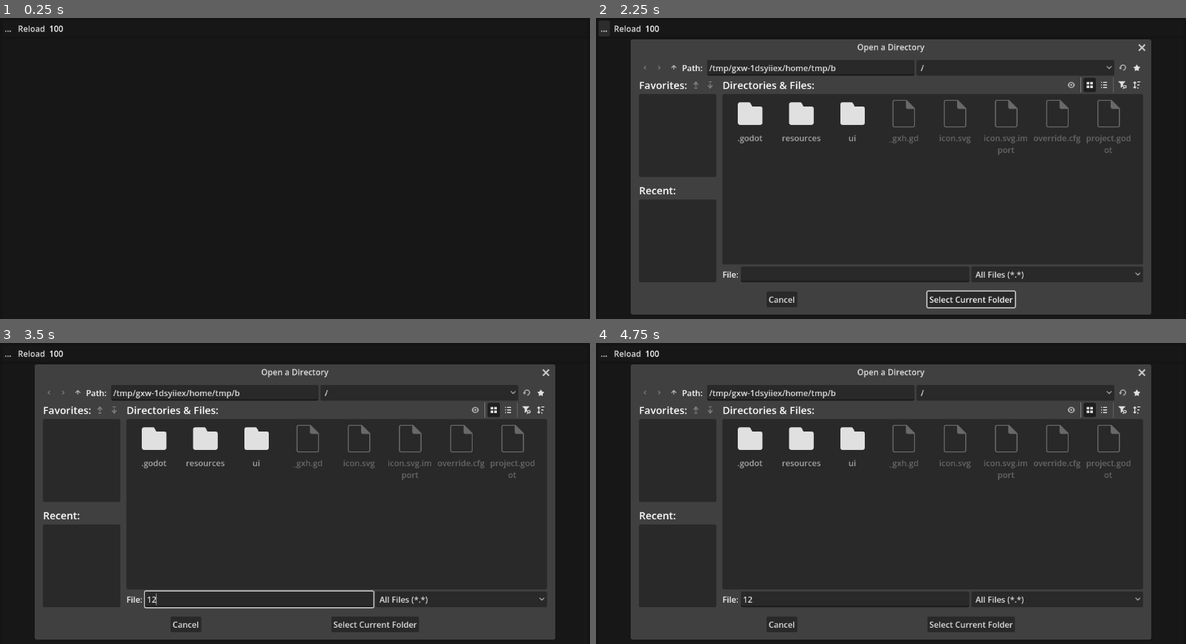
Above: before the commit, frames 1-4 (two rows, left to right).
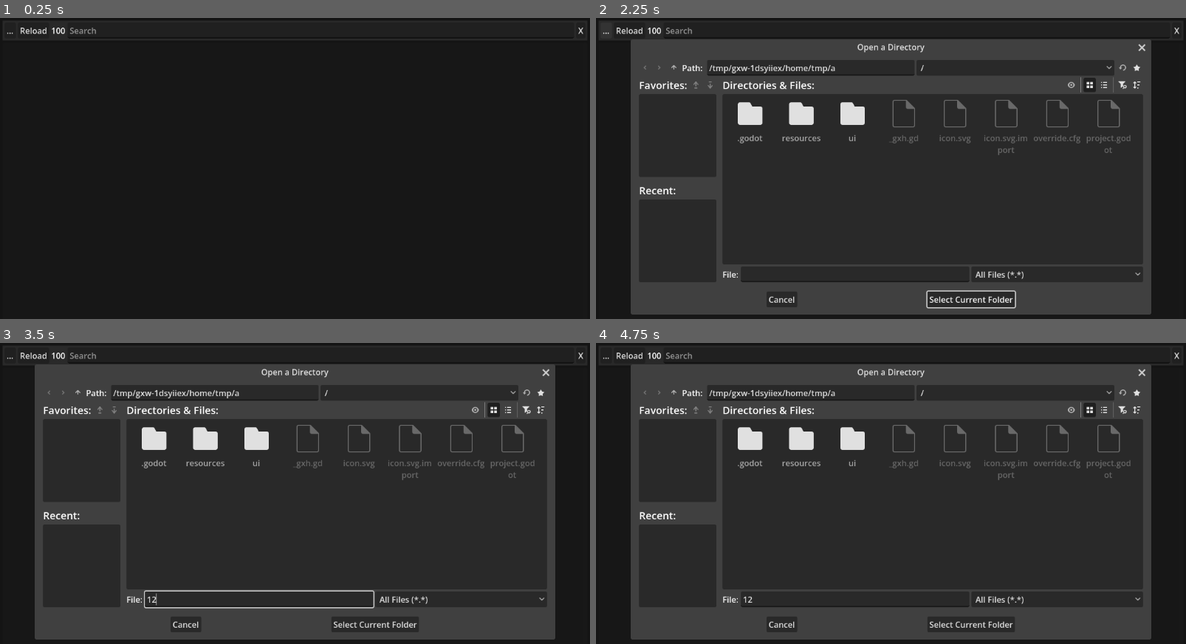
Above: after the commit, the same moments.

Repository: Wcubed/model_organizer
Game: Godot game, scene res://ui/main.tscn
Two runs of this game, one before a commit and one after it. Both use one fixed random seed, a clock stepped at 60 frames per second and the inputs below.
Inputs (mouse positions are in pixels of both pictures, inside the frame that each line leads up to):
- Up to frame 1 (0.25 s): no input
- Up to frame 2 (2.25 s): click "Reload" at 0.5 s; click (1174, 30) at 1.25 s, where only the run after the commit has a clickable "X"; click "..." at 2 s
- Up to frame 3 (3.5 s): click (259, 598) at 2.77 s; type "12" at 2.85 s
- Up to frame 4 (4.75 s): click (660, 394) at 3.5 s; click (660, 394) at 4.25 s

The runs differ from the first frame. In frame 1, 0.2% of the frame differs, in the area x 0-99%, y 2-6%; in frame 2, 0.2%, in the area x 0-99%, y 1-18%; in frame 3, 0.2%; in frame 4, 0.2%.

Commit message:
Added search function

Diff:
--- a/resources/model.gd
+++ b/resources/model.gd
@@ -5,9 +5,9 @@
 
 @export var directory: String
 @export var name: String
-## Absolute path of all files found in the directory.
+## Relative path of all files found in the directory.
 @export var files: Array[String]
-## Absolute path to the cover image.
+## Relative path to the cover image.
 @export var cover_image_path: String = ""
 ## Cover image, if available
 @export var cover_image: ImageTexture = null
@@ -25,10 +25,21 @@
 	cover_image_path = ""
 	cover_image = null
 
-	_scan_subdirectory(directory)
+	_scan_subdirectory(directory, "")
 
 	_find_cover_image()
 	_load_cover_image()
+
+## Returns true if the model matches the search parameters.
+func matches_search(text: String) -> bool:
+	if name.contains(text) || directory.contains(text):
+		return true
+
+	for file in files:
+		if file.contains(text):
+			return true
+
+	return false
 
 func _find_cover_image():
 	# See if we can find a cover image.
@@ -46,7 +57,7 @@
 		return
 
 	var image = Image.new()
-	var err := image.load(cover_image_path)
+	var err := image.load("%s/%s" % [directory, cover_image_path])
 
 	if err == OK:
 		# Scale the image to fit to the expected size
@@ -64,18 +75,18 @@
 
 		cover_image = ImageTexture.create_from_image(image)
 
-func _scan_subdirectory(path: String):
-	var dir = DirAccess.open(path)
+func _scan_subdirectory(base_path: String, subdir: String):
+	var dir = DirAccess.open("%s/%s" % [base_path, subdir])
 	if !dir:
 		return
 
 	# Directory exists. Scan it.
 	var new_files = Array(dir.get_files())
 	for file in new_files:
-		files.append("%s/%s" % [path, file])
+		files.append("%s/%s" % [subdir, file])
 
 	# Scan subdirectories
 	var subdirs = dir.get_directories()
-	for subdir in subdirs:
-		var new_path = "%s/%s" % [path, subdir]
-		_scan_subdirectory(new_path)
+	for new_dir in subdirs:
+		var new_subdir = "%s/%s" % [subdir, new_dir]
+		_scan_subdirectory(base_path, new_subdir)
--- a/ui/main.gd
+++ b/ui/main.gd
@@ -1,6 +1,7 @@
 extends PanelContainer
 
 @onready var amount_label := %AmountLabel
+@onready var search_edit := %SearchEdit
 @onready var folder_dialog := $FolderDialog
 @onready var model_cards := %ModelCards
 
@@ -10,8 +11,11 @@
 var ignored_extensions := PackedStringArray([".zip", ".rar", ".orynt3d"])
 var config_file_name := "user://config.cfg"
 var library_dir: String = ""
+
 ## All the models found in the library.
 var models: Array[Model] = []
+## All the models matching the search query.
+var searched_models: Array[Model] = []
 
 func _ready() -> void:
 	load_settings()
@@ -35,7 +39,7 @@
 
 func scan_library():
 	if library_dir.is_empty():
-		refresh_model_cards()
+		run_search_and_display()
 		return
 
 	var found_models: Array[Model] = []
@@ -46,7 +50,7 @@
 
 	amount_label.text = "%s models" % models.size()
 
-	refresh_model_cards()
+	run_search_and_display()
 
 func scan_directory(path: String, found_models: Array[Model]):
 	var dir = DirAccess.open(path)
@@ -69,13 +73,24 @@
 			var new_path = "%s/%s" % [path, subdir]
 			scan_directory(new_path, found_models)
 
+## Searches the models.
 ## Clears the model cards and displays the currently found models.
-func refresh_model_cards():
+func run_search_and_display():
+	var search_text: String = search_edit.text
+
+	if search_text.is_empty():
+		searched_models = models
+	else:
+		searched_models = []
+		for model in models:
+			if model.matches_search(search_text):
+				searched_models.append(model)
+
 	for card in model_cards.get_children():
 		model_cards.remove_child(card)
 		card.queue_free()
 
-	for model in models:
+	for model in searched_models:
 		var new_card = model_card_scene.instantiate()
 		new_card.model = model
 		model_cards.add_child(new_card)
@@ -106,3 +121,12 @@
 
 func _on_reload_button_pressed() -> void:
 	scan_library()
+
+
+func _on_search_edit_text_changed(new_text: String) -> void:
+	run_search_and_display()
+
+
+func _on_clear_search_button_pressed() -> void:
+	search_edit.text = ""
+	run_search_and_display()
--- a/ui/main.tscn
+++ b/ui/main.tscn
@@ -9,6 +9,13 @@
 content_margin_right = 5.0
 content_margin_bottom = 5.0
 bg_color = Color(0.078431375, 0.078431375, 0.078431375, 1)
+
+[sub_resource type="StyleBoxFlat" id="StyleBoxFlat_vcrq8"]
+content_margin_left = 4.0
+content_margin_top = 4.0
+content_margin_right = 4.0
+content_margin_bottom = 4.0
+bg_color = Color(0.16078432, 0.16078432, 0.16078432, 1)
 
 [node name="Main" type="PanelContainer" unique_id=1719327535]
 anchors_preset = 15
@@ -24,22 +31,36 @@
 
 [node name="PanelContainer" type="PanelContainer" parent="VBoxContainer" unique_id=1620717272]
 layout_mode = 2
+theme_override_styles/panel = SubResource("StyleBoxFlat_vcrq8")
 
 [node name="Toolbar" type="HBoxContainer" parent="VBoxContainer/PanelContainer" unique_id=1912392673]
 layout_mode = 2
 
 [node name="PathButton" type="Button" parent="VBoxContainer/PanelContainer/Toolbar" unique_id=2130828111]
 layout_mode = 2
+tooltip_text = "Select library directory"
 text = "..."
 
 [node name="ReloadButton" type="Button" parent="VBoxContainer/PanelContainer/Toolbar" unique_id=1179233104]
 layout_mode = 2
+tooltip_text = "Reload library"
 text = "Reload"
 
 [node name="AmountLabel" type="Label" parent="VBoxContainer/PanelContainer/Toolbar" unique_id=264326002]
 unique_name_in_owner = true
 layout_mode = 2
 text = "100"
+
+[node name="SearchEdit" type="LineEdit" parent="VBoxContainer/PanelContainer/Toolbar" unique_id=515568908]
+unique_name_in_owner = true
+layout_mode = 2
+size_flags_horizontal = 3
+placeholder_text = "Search"
+
+[node name="ClearSearchButton" type="Button" parent="VBoxContainer/PanelContainer/Toolbar" unique_id=1014391993]
+layout_mode = 2
+tooltip_text = "Clear searchbar"
+text = "X"
 
 [node name="PanelContainer2" type="PanelContainer" parent="VBoxContainer" unique_id=1683110704]
 layout_mode = 2
@@ -80,4 +101,6 @@
 
 [connection signal="pressed" from="VBoxContainer/PanelContainer/Toolbar/PathButton" to="." method="_on_path_button_pressed"]
 [connection signal="pressed" from="VBoxContainer/PanelContainer/Toolbar/ReloadButton" to="." method="_on_reload_button_pressed"]
+[connection signal="text_changed" from="VBoxContainer/PanelContainer/Toolbar/SearchEdit" to="." method="_on_search_edit_text_changed"]
+[connection signal="pressed" from="VBoxContainer/PanelContainer/Toolbar/ClearSearchButton" to="." method="_on_clear_search_button_pressed"]
 [connection signal="dir_selected" from="FolderDialog" to="." method="_on_folder_dialog_dir_selected"]
